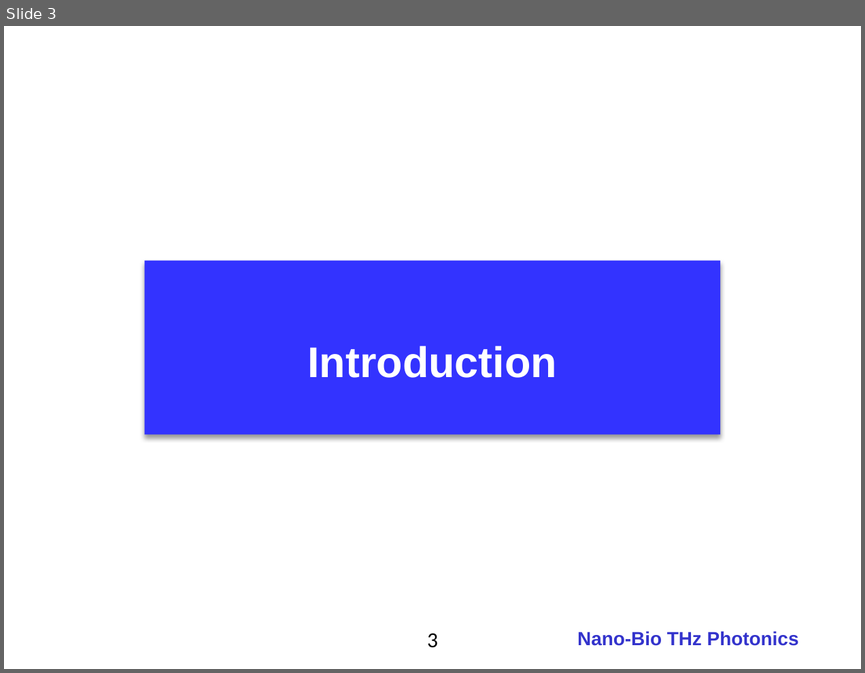
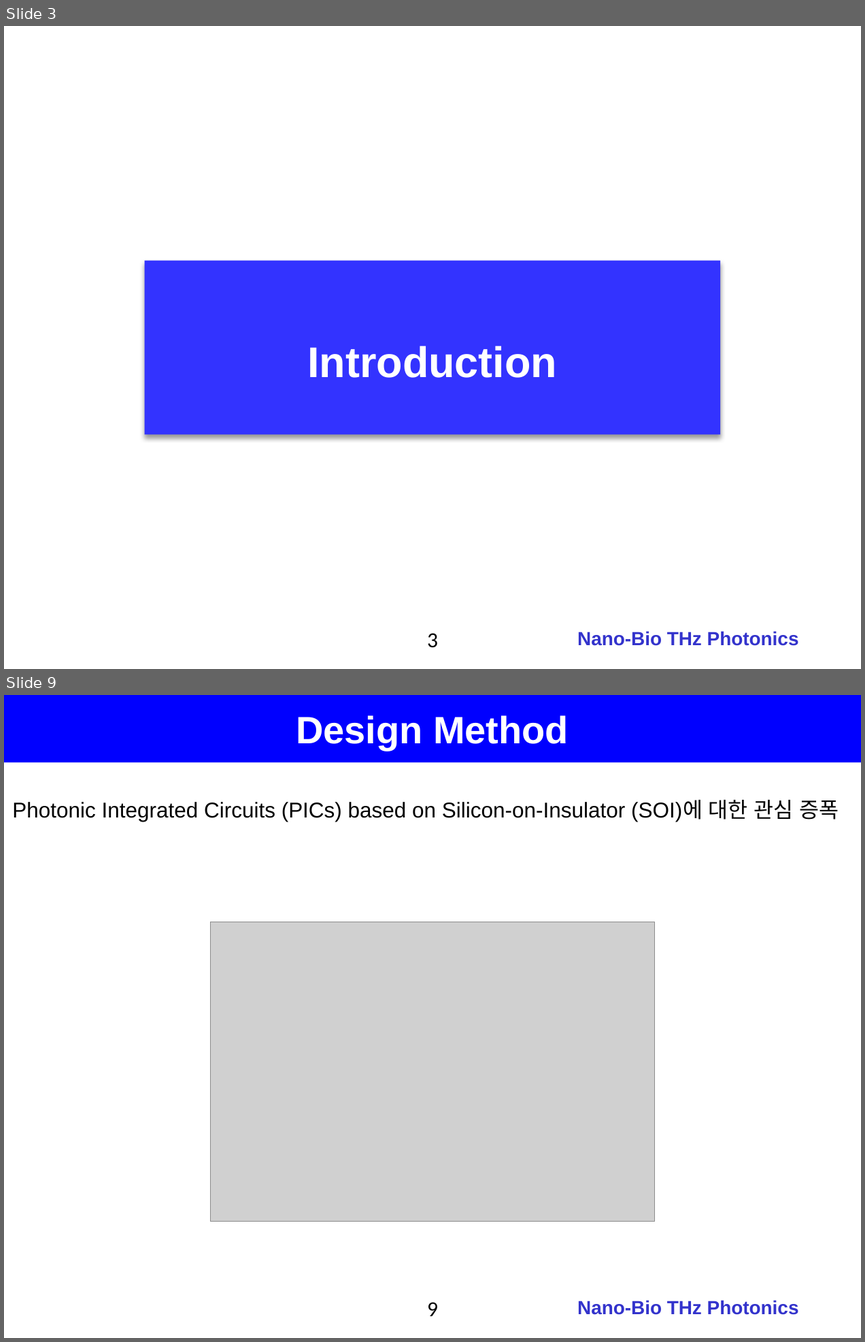
Before and after one commit to jglee96/NBTP_Lab, a slide deck: 개인/석사학위논문/Thesis_Presentation.pptx. Shown one above the other, each under a label of ours: slide 3 before the commit, slides 3 and 9 after it; the slides between them are not shown. The pictures are 865x673 and 865x1342 pixels, drawn with LibreOffice and Linux fonts; fonts in the diff are those of the drawing; grey boxes stand for pictures; background and template pictures are left out. Boxes give left, top, right and bottom in pixels: in the first picture for what was removed or moved away, otherwise in the second. Text is boxed around its words. In the diff, an @@ line names an element or a change of style, - is before the commit and + after.

```diff
--- a/개인/석사학위논문/Thesis_Presentation.pptx
+++ b/개인/석사학위논문/Thesis_Presentation.pptx
@@ slide 9 added at box(4, 695, 861, 1338), background #FFFFFF; not listed: 1 template element that a slide beside it also shows @@
@@ rectangle added at box(4, 695, 861, 763), fill #0000FF, 32 pt, text #FFFFFF, bold @@
+Design Method
@@ text added at box(12, 800, 838, 821), 18 pt, text #000000 @@
+Photonic Integrated Circuits (PICs) based on Silicon-on-Insulator (SOI)에 대한 관심 증폭
@@ picture added at box(211, 921, 655, 1220) @@
@@ page number added at box(427, 1302, 438, 1316), 18 pt, text #000000 @@
+9
```
Also in this commit, not shown: 2 slides changed, 32 other slides added, 9 other files.
